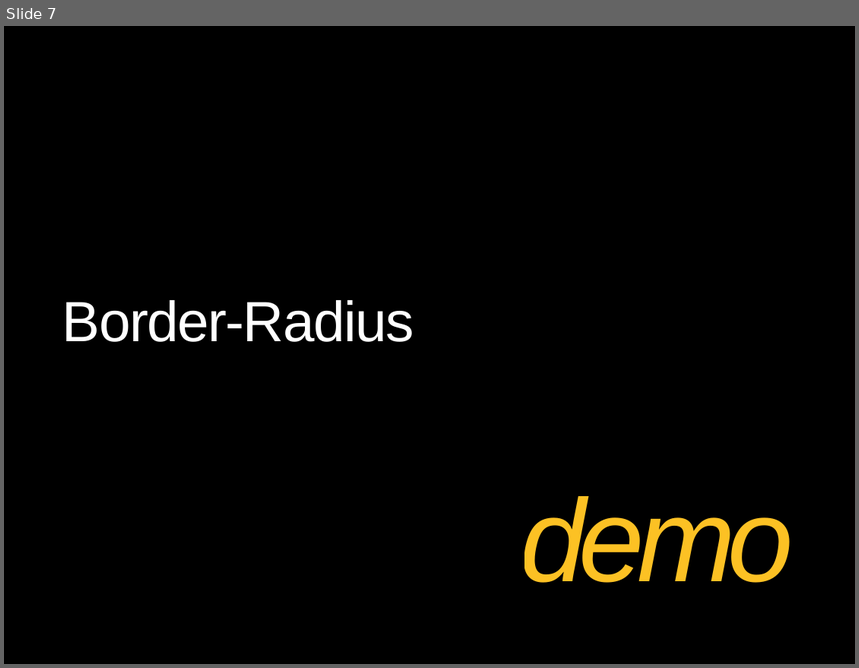
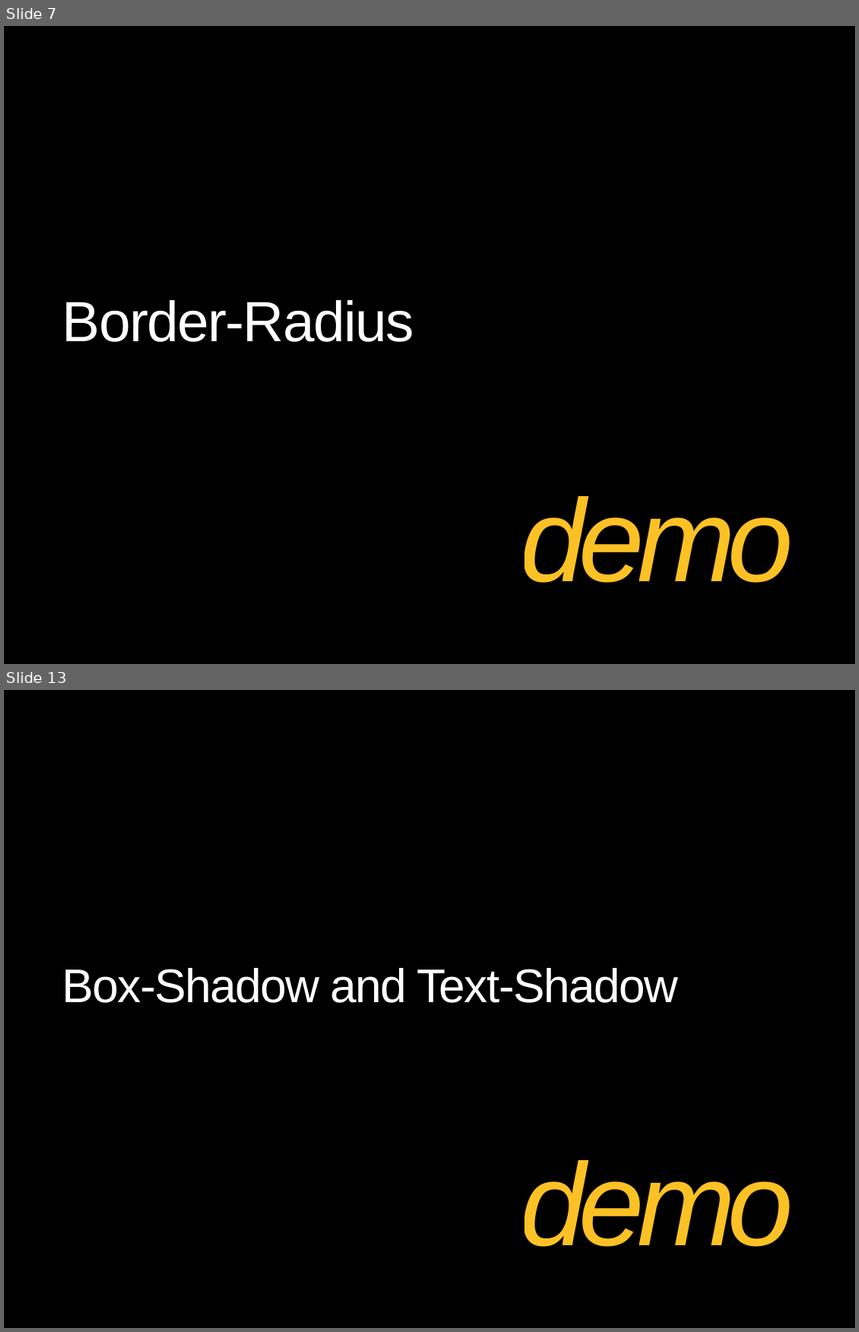
Before and after one commit to theClarkSell/HTML5-Compiler, a slide deck: 3- CSS3/CSS3.pptx. Shown one above the other, each under a label of ours: slide 7 before the commit, slides 7 and 13 after it; the slides between them are not shown. The pictures are 859x668 and 859x1332 pixels, drawn with LibreOffice and Linux fonts; fonts in the diff are those of the drawing; background and template pictures are left out. Boxes give left, top, right and bottom in pixels: in the first picture for what was removed or moved away, otherwise in the second. Text is boxed around its words. In the diff, an @@ line names an element or a change of style, - is before the commit and + after.

```diff
--- a/3- CSS3/CSS3.pptx
+++ b/3- CSS3/CSS3.pptx
@@ slide 13 added at (4, 690, 855, 1328), background picture (left out) @@
@@ title added at (63, 968, 678, 1003), 40 pt, text #FFFFFF @@
+Box-Shadow and Text-Shadow
@@ text added at (521, 1160, 794, 1247), 100 pt, text #FFC425, italic @@
+demo
```
Also in this commit, not shown: 11 slides changed, 14 other slides added, 8 slides removed.
